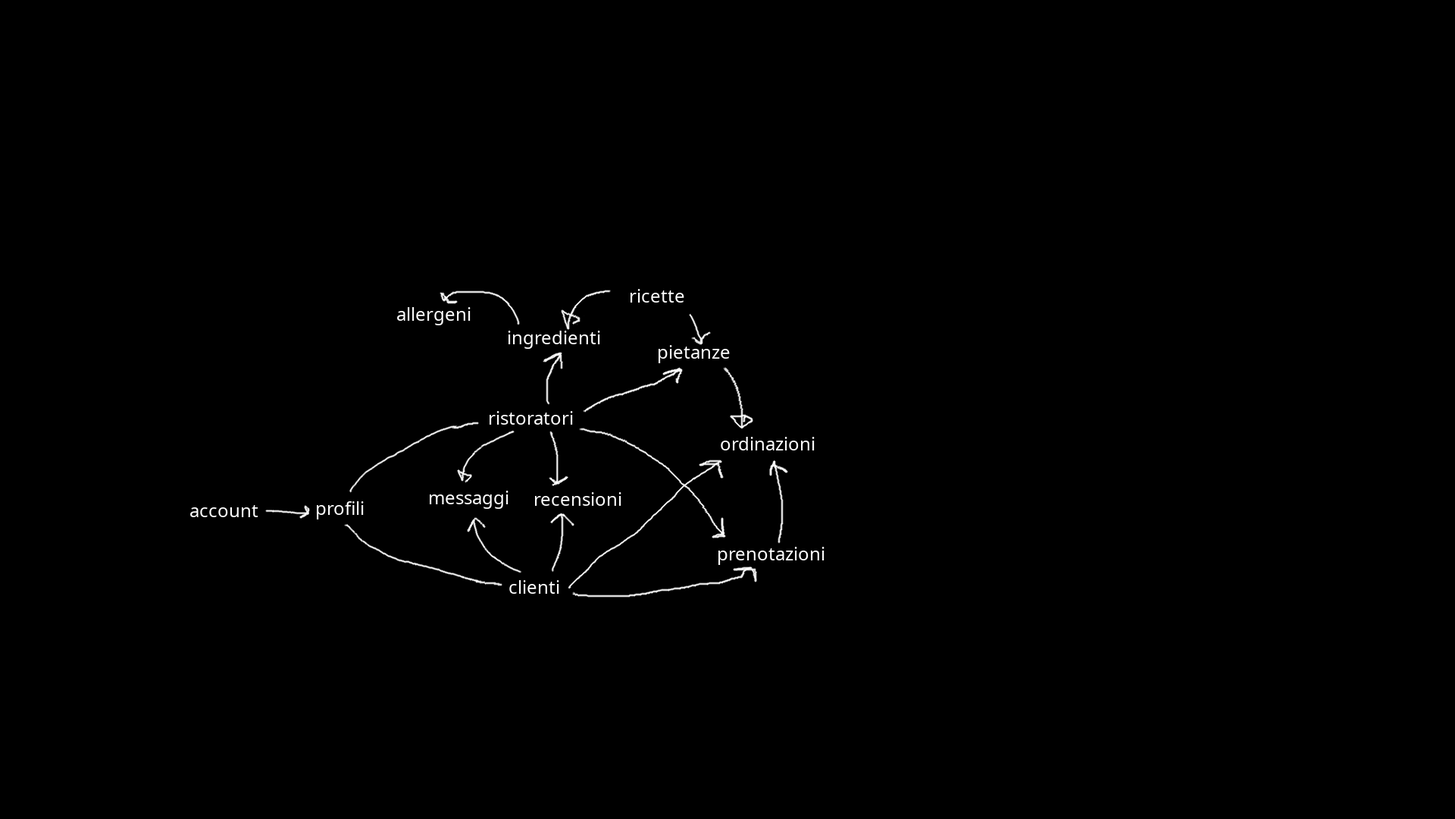
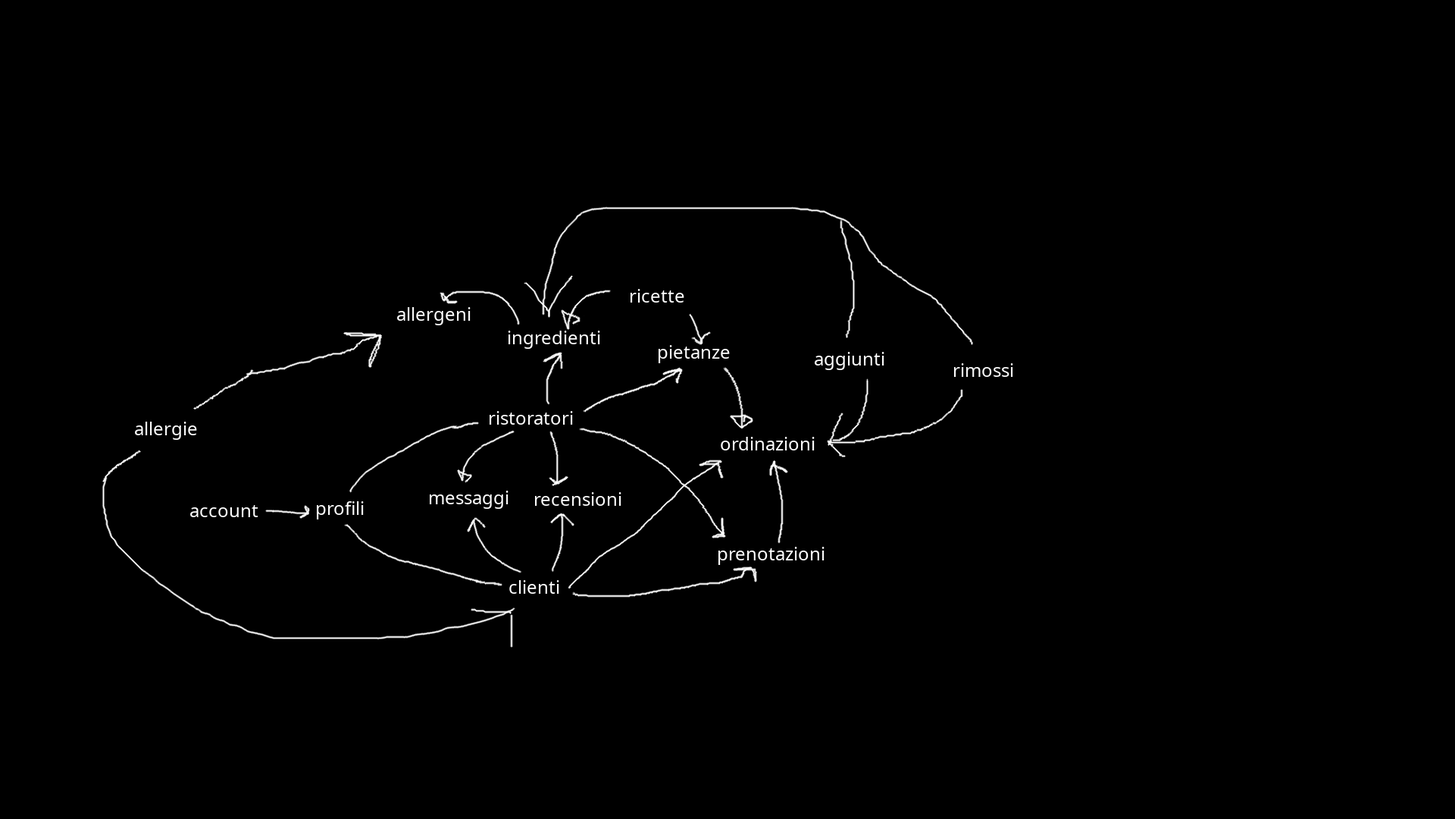
Two versions of the same layered image (1455x819). Layer-by-layer changes:
painted on "Livello" over [102, 206, 974, 648]
added layer "rimossi" above "aggiunti" over [954, 363, 1014, 377]
added layer "aggiunti" above "allergie" over [814, 351, 885, 370]
added layer "allergie" above "ricette" over [134, 421, 198, 440]
